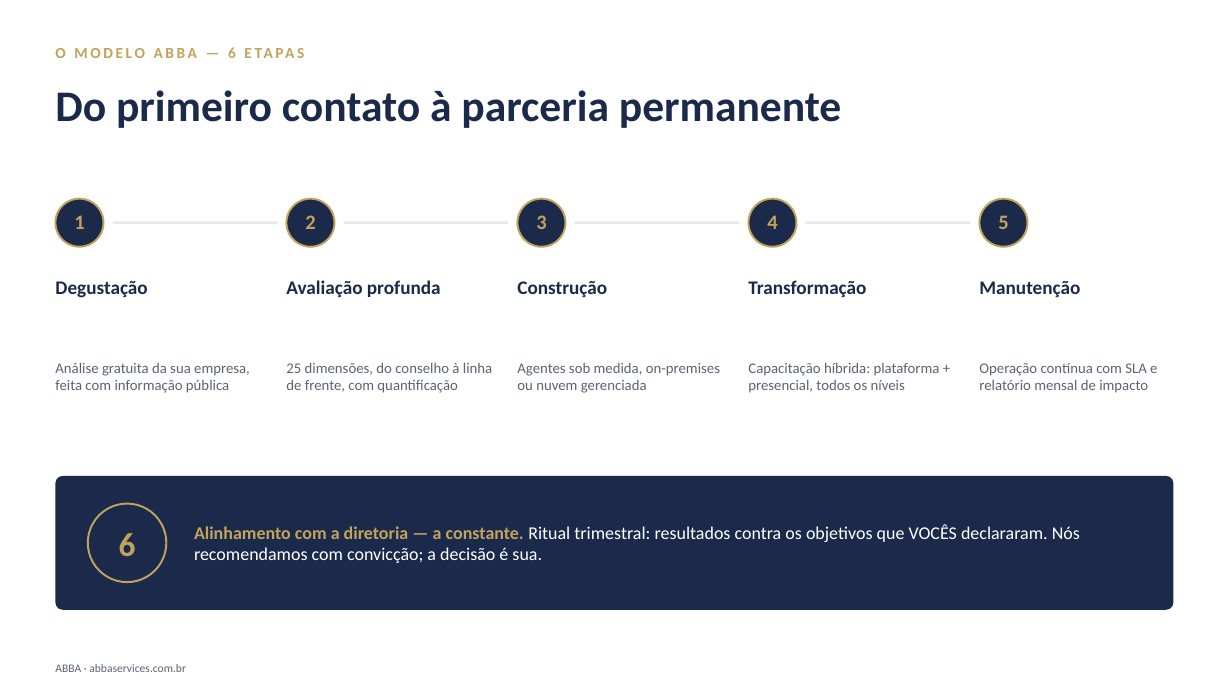
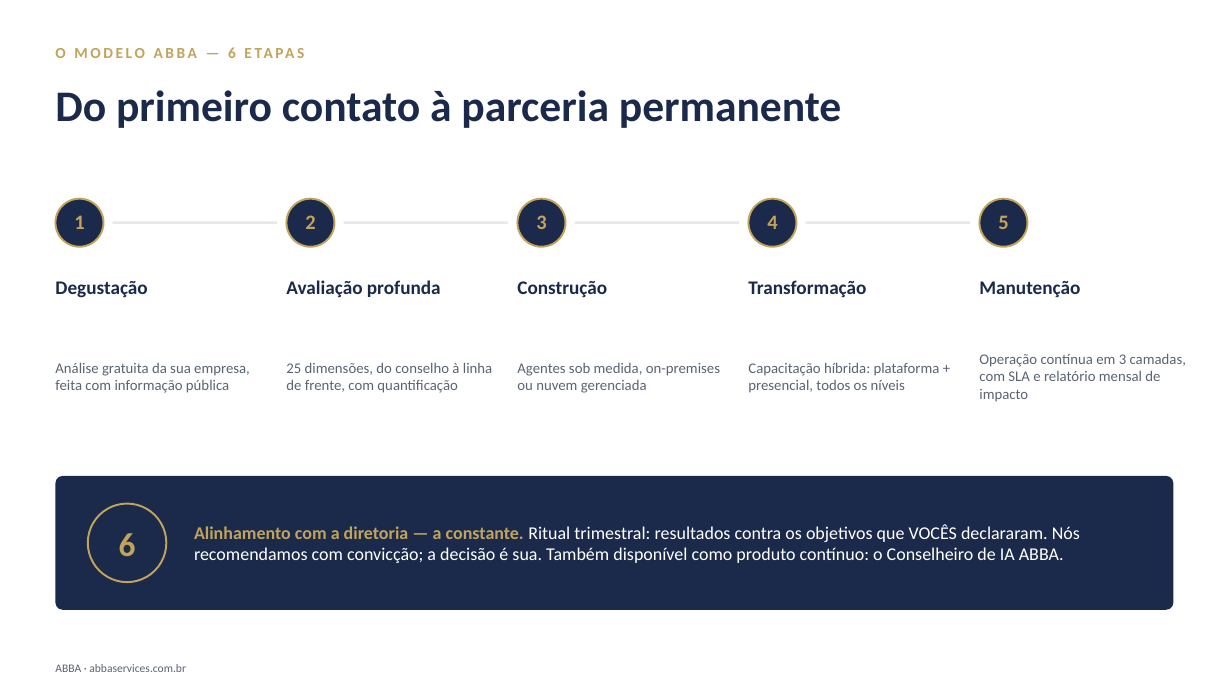
Before and after one commit to DanielMoraesCoca/abba-ops, a slide deck: slide 5 of 08-materiais/modelos/abba-deck-institucional.pptx. Drawn at 1232x693 pixels with LibreOffice and Linux fonts; fonts in the diff are those of the drawing. Boxes give left, top, right and bottom in pixels: in the first picture for what was removed or moved away, otherwise in the second. Text is boxed around its words. In the diff, an @@ line names an element or a change of style, - is before the commit and + after.

```diff
--- a/08-materiais/modelos/abba-deck-institucional.pptx
+++ b/08-materiais/modelos/abba-deck-institucional.pptx
@@ text at <box>979,353,1186,402</box>: text changed @@
-Operação contínua com SLA e relatório mensal de impacto
+Operação contínua em 3 camadas, com SLA e relatório mensal de impacto
@@ text at <box>194,524,1080,563</box>: text changed @@
-Alinhamento com a diretoria — a constante. Ritual trimestral: resultados contra os objetivos que VOCÊS declararam. Nós recomendamos com convicção; a decisão é sua.
+Alinhamento com a diretoria — a constante. Ritual trimestral: resultados contra os objetivos que VOCÊS declararam. Nós recomendamos com convicção; a decisão é sua. Também disponível como produto contínuo: o Conselheiro de IA ABBA.
```
Also in this commit, not shown: 3 other files.
